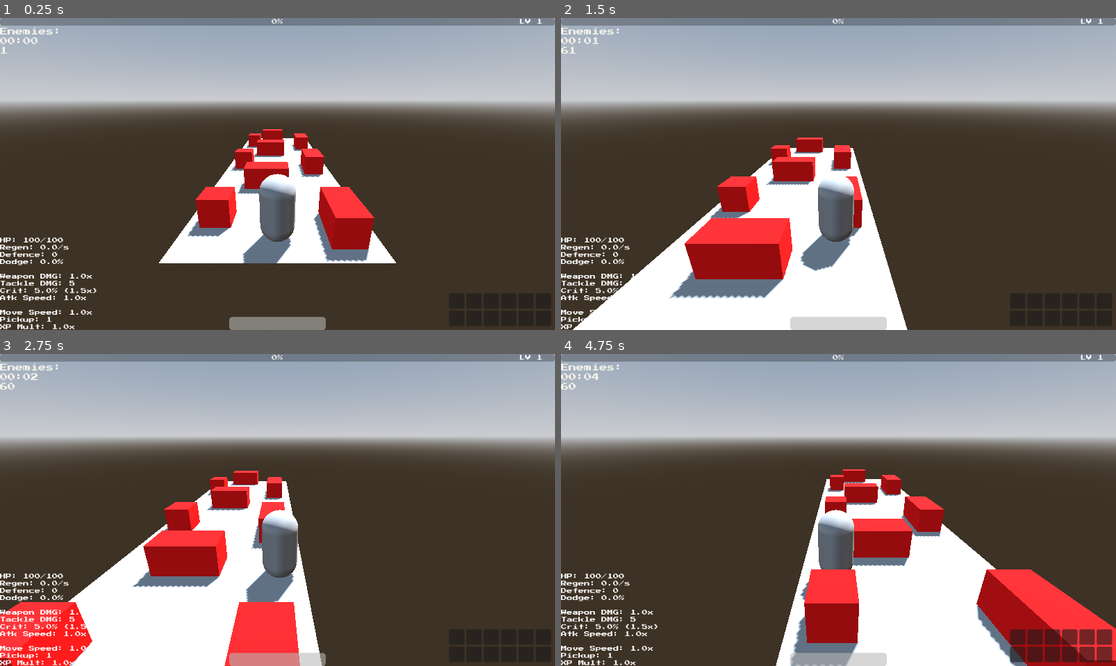
Above: before the commit, frames 1-4 (two rows, left to right).
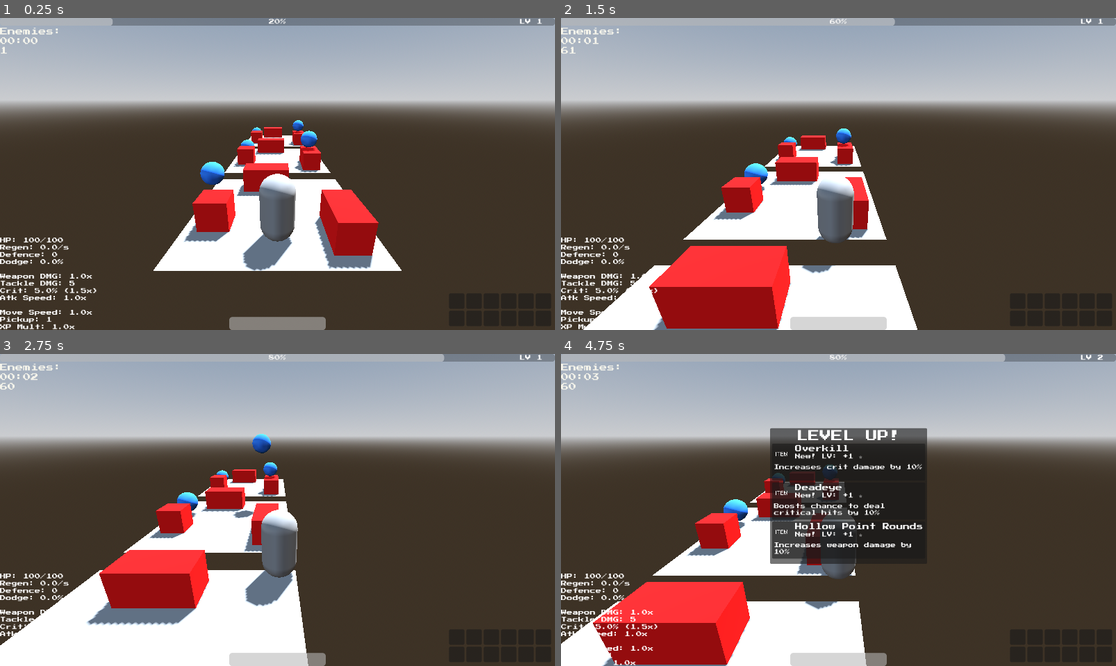
Above: after the commit, the same moments.

Repository: 100-Devs-1-Game/EscapeForHelp
Game: Godot game, scene res://root.tscn
Two runs of this game, one before a commit and one after it. Both use one fixed random seed, a clock stepped at 60 frames per second and the inputs below. Sound files missing from this copy of the repository are replaced by a short silence.
Inputs (mouse positions are in pixels of both pictures, inside the frame that each line leads up to):
- Up to frame 1 (0.25 s): no input
- Up to frame 2 (1.5 s): move the mouse to (960, 158) at 0.52 s; press the mouse at (960, 158) at 0.53 s; hold D (move_right) 0.53-1.28 s; move the mouse to (727, 189) at 1.27 s; release the mouse at (727, 189) at 1.28 s; hold A (move_left) from 1.28 s (still down); click (727, 189) at 1.35 s
- Up to frame 3 (2.75 s): move the mouse to (333, 441) at 2.02 s; release A (move_left) at 2.03 s; press the mouse at (333, 441) at 2.03 s; hold D (move_right) from 2.03 s (still down)
- Up to frame 4 (4.75 s): move the mouse to (810, 572) at 2.77 s; release the mouse at (810, 572) at 2.78 s; click (810, 572) at 2.85 s; move the mouse to (1005, 556) at 3.52 s; release D (move_right) at 3.53 s; press the mouse at (1005, 556) at 3.53 s; hold A (move_left) from 3.53 s (still down); move the mouse to (672, 463) at 4.27 s; release the mouse at (672, 463) at 4.28 s; click (672, 463) at 4.35 s

The runs differ from the first frame. In frame 1, 4.1% of the frame differs, in the area x 0-73%, y 0-82%; in frame 2, 13%; in frame 3, 16%; in frame 4, 43%, in the area x 0-100%, y 0-100%.

Commit message:
feat: remove test zombie from location, setup scene with just location spawning and it's break navigation areas (wtf?)

Diff:
--- a/src/enemies/ai/states/chase_enemy_state.gd
+++ b/src/enemies/ai/states/chase_enemy_state.gd
@@ -1,5 +1,24 @@
 class_name ChaseEnemyState
 extends State
 
+@export var idle: IdleEnemyState
+@export var body: CharacterBody3D
+@export var agent: NavigationAgent3D
+
+var target: Player
+
 func enter() -> void:
-	print("chase")
+	target = Global.player
+
+func process(delta: float) -> void:
+	if not agent.is_target_reachable():
+		state_machine.switch_to(idle)
+		return
+
+	agent.target_position = target.global_position
+	var point := agent.get_next_path_position()
+	var movement := point - body.global_position
+	movement.y = 0
+	var direction := movement.normalized()
+	body.velocity = direction
+	body.move_and_slide()
--- a/src/enemies/zombie/zombie.gd
+++ b/src/enemies/zombie/zombie.gd
@@ -1,4 +1,2 @@
 class_name Zombie
 extends CharacterBody3D
-
-@onready var navigation_agent_3d: NavigationAgent3D = %NavigationAgent3D
--- a/src/enemies/zombie/zombie.tscn
+++ b/src/enemies/zombie/zombie.tscn
@@ -26,9 +26,9 @@
 [node name="CollisionShape3D" type="CollisionShape3D" parent="."]
 transform = Transform3D(1, 0, 0, 0, 1, 0, 0, 0, 1, 0, 1, 0)
 shape = SubResource("CapsuleShape3D_r1owf")
+disabled = true
 
 [node name="NavigationAgent3D" type="NavigationAgent3D" parent="."]
-unique_name_in_owner = true
 
 [node name="Player Observer" type="Area3D" parent="."]
 
@@ -38,13 +38,16 @@
 
 [node name="StateMachine" type="Node" parent="." node_paths=PackedStringArray("initial_state")]
 script = ExtResource("2_bwstf")
-initial_state = NodePath("IdleEnemyState")
+initial_state = NodePath("ChaseEnemyState")
 metadata/_custom_type_script = "uid://cewylhkdhrfgb"
 
 [node name="IdleEnemyState" type="Node" parent="StateMachine"]
 script = ExtResource("3_20vm6")
 metadata/_custom_type_script = "uid://tow66amum1kd"
 
-[node name="ChaseEnemyState" type="Node" parent="StateMachine"]
+[node name="ChaseEnemyState" type="Node" parent="StateMachine" node_paths=PackedStringArray("idle", "body", "agent")]
 script = ExtResource("4_y7vlx")
+idle = NodePath("../IdleEnemyState")
+body = NodePath("../..")
+agent = NodePath("../../NavigationAgent3D")
 metadata/_custom_type_script = "uid://rt8wpno2nxrv"
--- a/src/hero/hero.tscn
+++ b/src/hero/hero.tscn
@@ -33,6 +33,7 @@
 [node name="Hero" type="CharacterBody3D" node_paths=PackedStringArray("player_stats", "player_inventory") groups=["player"]]
 collision_layer = 3
 script = ExtResource("1_pgpv3")
+movement_speed = 5.0
 player_stats = NodePath("PlayerStats")
 player_inventory = NodePath("PlayerInventory")
 
--- a/src/levels/level_spawner.gd
+++ b/src/levels/level_spawner.gd
@@ -27,7 +27,7 @@
 	var location: LocationPart = random_part.instantiate() as LocationPart
 	parts.add_child(location)
 	location.global_position = next_part_position
-	next_part_position = location.end_of_location.global_position
+	next_part_position = location.end_of_location.global_position + Vector3.FORWARD
 	spawned_parts.push_back(location)
 
 func remove_first_part() -> void:
--- a/src/levels/locations/prototype/location_part.tscn
+++ b/src/levels/locations/prototype/location_part.tscn
@@ -1,15 +1,20 @@
-[gd_scene load_steps=6 format=3 uid="uid://c1ysyejj266nc"]
+[gd_scene load_steps=8 format=3 uid="uid://c1ysyejj266nc"]
 
 [ext_resource type="Script" uid="uid://72ddk2kvkr2x" path="res://levels/location_part.gd" id="1_xpi3g"]
 [ext_resource type="PackedScene" uid="uid://cq4oiw15fc40t" path="res://levels/locations/prototype/obstacles/protoype_box.tscn" id="2_hjomg"]
-
-[sub_resource type="PlaneMesh" id="PlaneMesh_28aoi"]
+[ext_resource type="PackedScene" uid="uid://hki6gwvixnp0" path="res://scenes/objects/experience_gem.tscn" id="3_l10et"]
 
 [sub_resource type="WorldBoundaryShape3D" id="WorldBoundaryShape3D_kpj5x"]
 plane = Plane(1, 0, 0, 0)
 
 [sub_resource type="WorldBoundaryShape3D" id="WorldBoundaryShape3D_ukiqp"]
 plane = Plane(-1, 0, 0, 0)
+
+[sub_resource type="PlaneMesh" id="PlaneMesh_28aoi"]
+
+[sub_resource type="NavigationMesh" id="NavigationMesh_phtw6"]
+vertices = PackedVector3Array(2.5, 0.5, -5.5, 1.25, 0.5, -5.5, 1.25, 0.5, -4.25, 2.5, 0.5, -3, -0.75, 0.5, -2.75, 1, 0.5, -2.75, 0.75, 0.5, -3.75, -1.75, 0.5, -3.75, -2.5, 0.5, -3, -0.75, 0.5, -1.25, 1, 0.5, -0.5, -2.5, 0.5, -0.5, -2, 0.5, -5.5, -2.5, 0.5, -5.5)
+polygons = [PackedInt32Array(1, 0, 2), PackedInt32Array(2, 0, 3), PackedInt32Array(8, 7, 4), PackedInt32Array(4, 7, 6), PackedInt32Array(4, 6, 5), PackedInt32Array(6, 2, 5), PackedInt32Array(5, 2, 3), PackedInt32Array(4, 5, 9), PackedInt32Array(9, 5, 10), PackedInt32Array(10, 11, 9), PackedInt32Array(12, 7, 13), PackedInt32Array(13, 7, 8)]
 
 [node name="Location Part" type="Node3D" node_paths=PackedStringArray("end_of_location")]
 script = ExtResource("1_xpi3g")
@@ -18,53 +23,6 @@
 [node name="Location End" type="Marker3D" parent="."]
 unique_name_in_owner = true
 transform = Transform3D(1, 0, 0, 0, 1, 0, 0, 0, 1, 0, 0, -6)
-
-[node name="Roads" type="Node3D" parent="."]
-
-[node name="MeshInstance3D" type="MeshInstance3D" parent="Roads"]
-transform = Transform3D(1, 0, 0, 0, 1, 0, 0, 0, 1, -2, 0, -1)
-mesh = SubResource("PlaneMesh_28aoi")
-skeleton = NodePath("../..")
-
-[node name="MeshInstance3D2" type="MeshInstance3D" parent="Roads"]
-transform = Transform3D(1, 0, 0, 0, 1, 0, 0, 0, 1, 0, 0, -1)
-mesh = SubResource("PlaneMesh_28aoi")
-skeleton = NodePath("../..")
-
-[node name="MeshInstance3D3" type="MeshInstance3D" parent="Roads"]
-transform = Transform3D(1, 0, 0, 0, 1, 0, 0, 0, 1, 2, 0, -1)
-mesh = SubResource("PlaneMesh_28aoi")
-skeleton = NodePath("../..")
-
-[node name="MeshInstance3D4" type="MeshInstance3D" parent="Roads"]
-transform = Transform3D(1, 0, 0, 0, 1, 0, 0, 0, 1, -2, 0, -3)
-mesh = SubResource("PlaneMesh_28aoi")
-skeleton = NodePath("../..")
-
-[node name="MeshInstance3D5" type="MeshInstance3D" parent="Roads"]
-transform = Transform3D(1, 0, 0, 0, 1, 0, 0, 0, 1, 0, 0, -3)
-mesh = SubResource("PlaneMesh_28aoi")
-skeleton = NodePath("../..")
-
-[node name="MeshInstance3D6" type="MeshInstance3D" parent="Roads"]
-transform = Transform3D(1, 0, 0, 0, 1, 0, 0, 0, 1, 2, 0, -3)
-mesh = SubResource("PlaneMesh_28aoi")
-skeleton = NodePath("../..")
-
-[node name="MeshInstance3D7" type="MeshInstance3D" parent="Roads"]
-transform = Transform3D(1, 0, 0, 0, 1, 0, 0, 0, 1, -2, 0, -5)
-mesh = SubResource("PlaneMesh_28aoi")
-skeleton = NodePath("../..")
-
-[node name="MeshInstance3D8" type="MeshInstance3D" parent="Roads"]
-transform = Transform3D(1, 0, 0, 0, 1, 0, 0, 0, 1, 0, 0, -5)
-mesh = SubResource("PlaneMesh_28aoi")
-skeleton = NodePath("../..")
-
-[node name="MeshInstance3D9" type="MeshInstance3D" parent="Roads"]
-transform = Transform3D(1, 0, 0, 0, 1, 0, 0, 0, 1, 2, 0, -5)
-mesh = SubResource("PlaneMesh_28aoi")
-skeleton = NodePath("../..")
 
 [node name="Walls" type="Node3D" parent="."]
 
@@ -80,19 +38,110 @@
 [node name="CollisionShape3D" type="CollisionShape3D" parent="Walls/Right Wall"]
 shape = SubResource("WorldBoundaryShape3D_ukiqp")
 
-[node name="Obstacles" type="Node3D" parent="."]
+[node name="Invisible Roads" type="Node3D" parent="."]
+visible = false
 
-[node name="Protoype Box" parent="Obstacles" instance=ExtResource("2_hjomg")]
+[node name="MeshInstance3D" type="MeshInstance3D" parent="Invisible Roads"]
+transform = Transform3D(1, 0, 0, 0, 1, 0, 0, 0, 1, -2, 0, 0)
+mesh = SubResource("PlaneMesh_28aoi")
+skeleton = NodePath("../..")
+
+[node name="MeshInstance3D2" type="MeshInstance3D" parent="Invisible Roads"]
+mesh = SubResource("PlaneMesh_28aoi")
+skeleton = NodePath("../..")
+
+[node name="MeshInstance3D3" type="MeshInstance3D" parent="Invisible Roads"]
+transform = Transform3D(1, 0, 0, 0, 1, 0, 0, 0, 1, 2, 0, 0)
+mesh = SubResource("PlaneMesh_28aoi")
+skeleton = NodePath("../..")
+
+[node name="MeshInstance3D4" type="MeshInstance3D" parent="Invisible Roads"]
+transform = Transform3D(1, 0, 0, 0, 1, 0, 0, 0, 1, -2, 0, -6)
+mesh = SubResource("PlaneMesh_28aoi")
+skeleton = NodePath("../..")
+
+[node name="MeshInstance3D5" type="MeshInstance3D" parent="Invisible Roads"]
+transform = Transform3D(1, 0, 0, 0, 1, 0, 0, 0, 1, 0, 0, -6)
+mesh = SubResource("PlaneMesh_28aoi")
+skeleton = NodePath("../..")
+
+[node name="MeshInstance3D6" type="MeshInstance3D" parent="Invisible Roads"]
+transform = Transform3D(1, 0, 0, 0, 1, 0, 0, 0, 1, 2, 0, -6)
+mesh = SubResource("PlaneMesh_28aoi")
+skeleton = NodePath("../..")
+
+[node name="NavigationRegion3D" type="NavigationRegion3D" parent="."]
+navigation_mesh = SubResource("NavigationMesh_phtw6")
+use_edge_connections = false
+
+[node name="Roads" type="Node3D" parent="NavigationRegion3D"]
+
+[node name="MeshInstance3D" type="MeshInstance3D" parent="NavigationRegion3D/Roads"]
+transform = Transform3D(1, 0, 0, 0, 1, 0, 0, 0, 1, -2, 0, -1)
+mesh = SubResource("PlaneMesh_28aoi")
+skeleton = NodePath("../../..")
+
+[node name="MeshInstance3D2" type="MeshInstance3D" parent="NavigationRegion3D/Roads"]
+transform = Transform3D(1, 0, 0, 0, 1, 0, 0, 0, 1, 0, 0, -1)
+mesh = SubResource("PlaneMesh_28aoi")
+skeleton = NodePath("../../..")
+
+[node name="MeshInstance3D3" type="MeshInstance3D" parent="NavigationRegion3D/Roads"]
+transform = Transform3D(1, 0, 0, 0, 1, 0, 0, 0, 1, 2, 0, -1)
+mesh = SubResource("PlaneMesh_28aoi")
+skeleton = NodePath("../../..")
+
+[node name="MeshInstance3D4" type="MeshInstance3D" parent="NavigationRegion3D/Roads"]
+transform = Transform3D(1, 0, 0, 0, 1, 0, 0, 0, 1, -2, 0, -3)
+mesh = SubResource("PlaneMesh_28aoi")
+skeleton = NodePath("../../..")
+
+[node name="MeshInstance3D5" type="MeshInstance3D" parent="NavigationRegion3D/Roads"]
+transform = Transform3D(1, 0, 0, 0, 1, 0, 0, 0, 1, 0, 0, -3)
+mesh = SubResource("PlaneMesh_28aoi")
+skeleton = NodePath("../../..")
+
+[node name="MeshInstance3D6" type="MeshInstance3D" parent="NavigationRegion3D/Roads"]
+transform = Transform3D(1, 0, 0, 0, 1, 0, 0, 0, 1, 2, 0, -3)
+mesh = SubResource("PlaneMesh_28aoi")
+skeleton = NodePath("../../..")
+
+[node name="MeshInstance3D7" type="MeshInstance3D" parent="NavigationRegion3D/Roads"]
+transform = Transform3D(1, 0, 0, 0, 1, 0, 0, 0, 1, -2, 0, -5)
+mesh = SubResource("PlaneMesh_28aoi")
+skeleton = NodePath("../../..")
+
+[node name="MeshInstance3D8" type="MeshInstance3D" parent="NavigationRegion3D/Roads"]
+transform = Transform3D(1, 0, 0, 0, 1, 0, 0, 0, 1, 0, 0, -5)
+mesh = SubResource("PlaneMesh_28aoi")
+skeleton = NodePath("../../..")
+
+[node name="MeshInstance3D9" type="MeshInstance3D" parent="NavigationRegion3D/Roads"]
+transform = Transform3D(1, 0, 0, 0, 1, 0, 0, 0, 1, 2, 0, -5)
+mesh = SubResource("PlaneMesh_28aoi")
+skeleton = NodePath("../../..")
+
+[node name="Obstacles" type="Node3D" parent="NavigationRegion3D"]
+
+[node name="Protoype Box" parent="NavigationRegion3D/Obstacles" instance=ExtResource("2_hjomg")]
 transform = Transform3D(1, 0, 0, 0, 1, 0, 0, 0, 1, 2, 0.51052845, -2)
 
-[node name="Protoype Box2" parent="Obstacles" instance=ExtResource("2_hjomg")]
+[node name="Protoype Box2" parent="NavigationRegion3D/Obstacles" instance=ExtResource("2_hjomg")]
 transform = Transform3D(1, 0, 0, 0, 1, 0, 0, 0, 1, 2, 0.51052845, -1)
 
-[node name="Protoype Box3" parent="Obstacles" instance=ExtResource("2_hjomg")]
+[node name="Protoype Box3" parent="NavigationRegion3D/Obstacles" instance=ExtResource("2_hjomg")]
 transform = Transform3D(1, 0, 0, 0, 1, 0, 0, 0, 1, -2, 0.51052845, -2)
 
-[node name="Protoype Box4" parent="Obstacles" instance=ExtResource("2_hjomg")]
+[node name="Protoype Box4" parent="NavigationRegion3D/Obstacles" instance=ExtResource("2_hjomg")]
 transform = Transform3D(1, 0, 0, 0, 1, 0, 0, 0, 1, -1, 0.51052845, -5)
 
-[node name="Protoype Box5" parent="Obstacles" instance=ExtResource("2_hjomg")]
+[node name="Protoype Box5" parent="NavigationRegion3D/Obstacles" instance=ExtResource("2_hjomg")]
 transform = Transform3D(1, 0, 0, 0, 1, 0, 0, 0, 1, 0, 0.51052845, -5)
+
+[node name="Drops" type="Node3D" parent="."]
+
+[node name="ExperienceGem" parent="Drops" instance=ExtResource("3_l10et")]
+transform = Transform3D(1, 0, 0, 0, 1, 0, 0, 0, 1, -2.1650295, 0.68852663, -3.7057405)
+
+[node name="ExperienceGem2" parent="Drops" instance=ExtResource("3_l10et")]
+transform = Transform3D(1, 0, 0, 0, 1, 0, 0, 0, 1, 1.9281111, 1.602514, -1.6704385)
--- a/src/project.godot
+++ b/src/project.godot
@@ -48,6 +48,10 @@
 
 3d_physics/layer_5="Loot"
 
+[navigation]
+
+3d/merge_rasterizer_cell_scale=0.001
+
 [rendering]
 
 renderer/rendering_method="gl_compatibility"
--- a/src/scenes/objects/experience_gem.gd
+++ b/src/scenes/objects/experience_gem.gd
@@ -11,31 +11,31 @@
 @onready var snd_collected: AudioStreamPlayer = $SndCollected
 
 func _ready() -> void:
-    # Create a new material to override the mesh color based on experience value
-    var material: StandardMaterial3D = StandardMaterial3D.new()
+	# Create a new material to override the mesh color based on experience value
+	var material: StandardMaterial3D = StandardMaterial3D.new()
 
-    if experience < 5:
-        material.albedo_color = Color(0.2, 0.5, 1.0)
-    elif experience < 25:
-        material.albedo_color = Color(1.0, 0.9, 0.2)
-    elif experience < 50:
-        material.albedo_color = Color(1.0, 0.2, 0.2)
-    else:
-        material.albedo_color = Color(0.8, 0.2, 1.0)
+	if experience < 5:
+		material.albedo_color = Color(0.2, 0.5, 1.0)
+	elif experience < 25:
+		material.albedo_color = Color(1.0, 0.9, 0.2)
+	elif experience < 50:
+		material.albedo_color = Color(1.0, 0.2, 0.2)
+	else:
+		material.albedo_color = Color(0.8, 0.2, 1.0)
 
-    mesh_instance_3d.material_override = material
+	mesh_instance_3d.material_override = material
 
 func _physics_process(delta : float) -> void:
-    if target != null:
-        global_position = global_position.move_toward(target.global_position, speed)
-        speed += 5 * delta
+	if target != null:
+		global_position = global_position.move_toward(target.global_position, speed)
+		speed += 5 * delta
 
 func collect() -> int:
-    snd_collected.play()
-    collision_shape_3d.call_deferred("set", "disabled", true)
-    mesh_instance_3d.visible = false
-    return experience
+	snd_collected.play()
+	collision_shape_3d.call_deferred("set", "disabled", true)
+	mesh_instance_3d.visible = false
+	return experience
 
 
 func _on_snd_collected_finished() -> void:
-    queue_free()
+	queue_free()
--- a/src/scenes/test/test_upgrade_system.tscn
+++ b/src/scenes/test/test_upgrade_system.tscn
@@ -1,7 +1,7 @@
 [gd_scene load_steps=9 format=3 uid="uid://b6wsfqjqopkip"]
 
 [ext_resource type="PackedScene" uid="uid://bybf72esorfg6" path="res://scenes/ui/game_screen.tscn" id="1_xq7xy"]
-[ext_resource type="PackedScene" uid="uid://dg83guknsau34" path="res://hero/hero_w_upgrade.tscn" id="2_e8ym1"]
+[ext_resource type="PackedScene" uid="uid://dg83guknsau34" path="res://hero/hero.tscn" id="2_e8ym1"]
 [ext_resource type="PackedScene" uid="uid://bcrrrggbybyr0" path="res://camera/camera_point.tscn" id="3_pikm8"]
 [ext_resource type="PackedScene" uid="uid://hki6gwvixnp0" path="res://scenes/objects/experience_gem.tscn" id="4_wtggm"]
 
